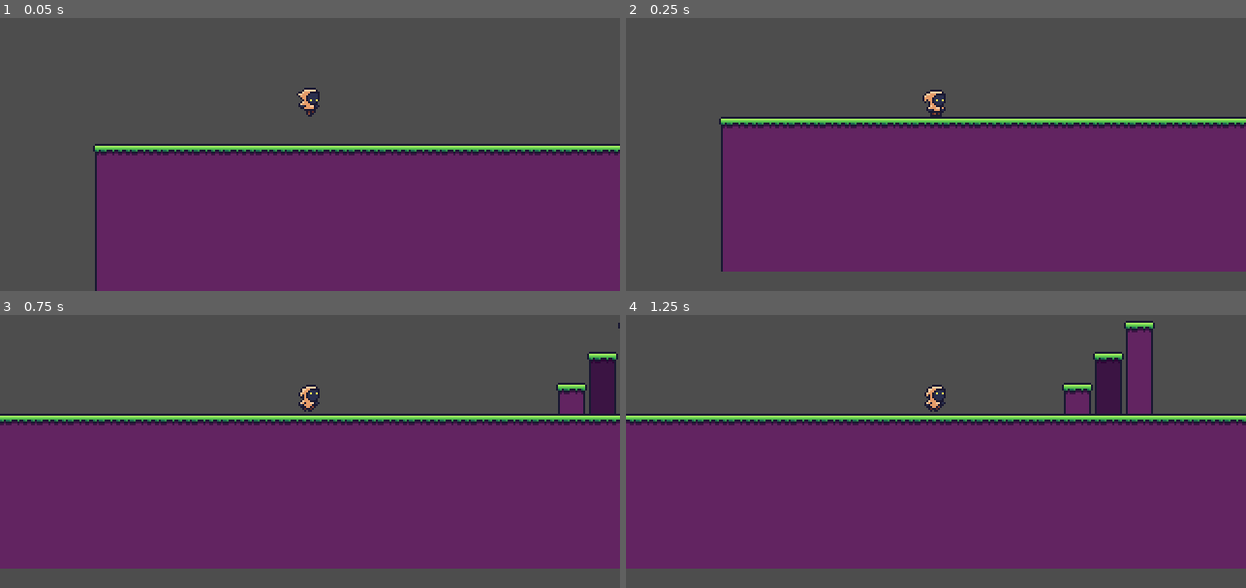
Above: before the commit, frames 1-4 (two rows, left to right).
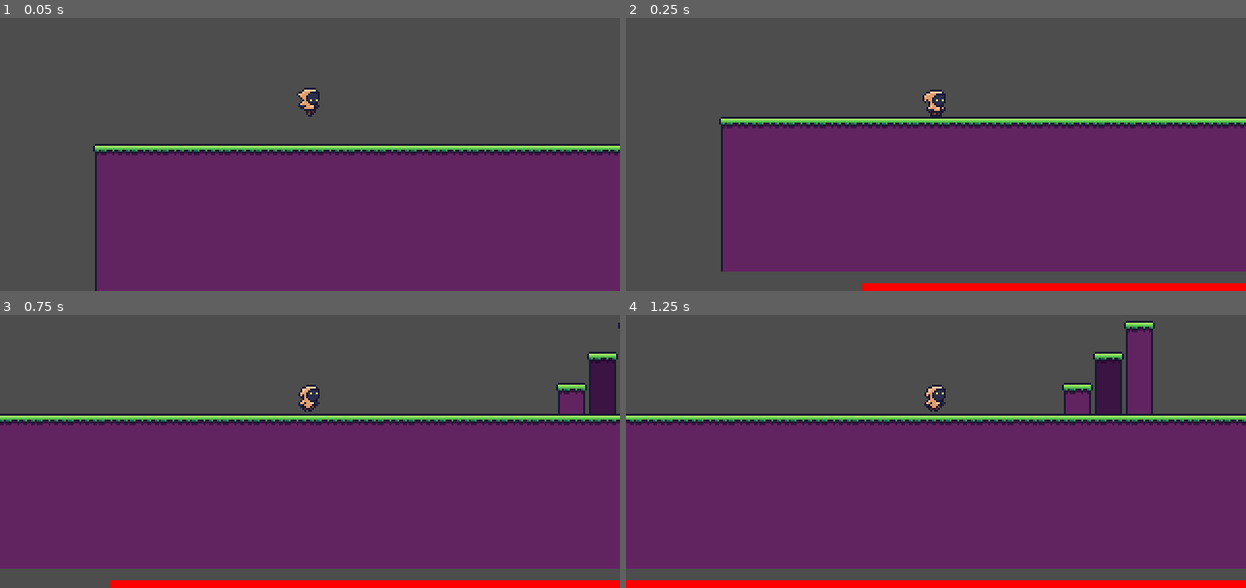
Above: after the commit, the same moments.

Repository: roquesystemexe/aril-and-iram
Game: Godot game, scene res://Scenes/Levels/TestLevel.tscn
Same seed, same stepped clock (60 frames per second), same inputs: the game is played once before the commit and once after it. Before the commit the project starts from res://Scenes/TestLevel.tscn.
Inputs:
- Up to frame 1 (0.05 s): no input
- Up to frame 2 (0.25 s): no input
- Up to frame 3 (0.75 s): hold D (move_right) from 0.53 s (still down); tap Q (dash) at 0.6 s
- Up to frame 4 (1.25 s): keep holding D (move_right); tap Space (jump) at 0.77 s

Frame 1 is identical in both runs. In frame 2, 1.8% of the frame differs, in the area x 38-100%, y 97-100%; in frame 3, 2.3%; in frame 4, 2.8%, in the area x 0-100%, y 97-100%.

Commit message:
We now have checkpoints!

Diff:
--- a/Scenes/TestLevel.tscn
+++ b/Scenes/Levels/TestLevel.tscn
@@ -1,11 +1,13 @@
 [gd_scene format=3 uid="uid://b4g7nchhrlk0b"]
 
-[ext_resource type="PackedScene" uid="uid://3pfgujl6juvm" path="res://Scenes/Player.tscn" id="1_bhm8u"]
-[ext_resource type="Script" uid="uid://8bibepw4ukv0" path="res://Scenes/test_level_script.gd" id="1_shgkq"]
-[ext_resource type="Texture2D" uid="uid://bw10b2ewvep88" path="res://Sprites/tiles_1.png" id="2_5ms4e"]
+[ext_resource type="Script" uid="uid://8bibepw4ukv0" path="res://Scripts/Levels/test_level_script.gd" id="1_7e5cw"]
+[ext_resource type="Texture2D" uid="uid://bw10b2ewvep88" path="res://Sprites/tiles_1.png" id="2_iuug4"]
+[ext_resource type="PackedScene" uid="uid://3pfgujl6juvm" path="res://Scenes/Player.tscn" id="3_o0omn"]
+[ext_resource type="PackedScene" uid="uid://cusv36ynbuwmy" path="res://Scenes/StaticObstacles/KillBox.tscn" id="4_iuug4"]
+[ext_resource type="PackedScene" uid="uid://oqa62vus0odv" path="res://Scenes/StaticPowerups/checkpoint.tscn" id="5_o0omn"]
 
 [sub_resource type="TileSetAtlasSource" id="TileSetAtlasSource_5ms4e"]
-texture = ExtResource("2_5ms4e")
+texture = ExtResource("2_iuug4")
 0:0/0 = 0
 0:0/0/physics_layer_0/polygon_0/points = PackedVector2Array(-8, -8, 8, -8, 8, 8, -8, 8)
 1:0/0 = 0
@@ -92,11 +94,22 @@
 sources/0 = SubResource("TileSetAtlasSource_5ms4e")
 
 [node name="TestLevel" type="Node2D" unique_id=893113129]
-script = ExtResource("1_shgkq")
+script = ExtResource("1_7e5cw")
 
 [node name="TileMap" type="TileMap" parent="." unique_id=1953747551]
 tile_set = SubResource("TileSet_shgkq")
 format = 2
 layer_0/tile_data = PackedInt32Array(131065, 0, 0, 131066, 65536, 0, 131067, 65536, 0, 131068, 65536, 0, 131069, 65536, …(8219 unchanged characters)…
 
-[node name="player" parent="." unique_id=705346385 instance=ExtResource("1_bhm8u")]
+[node name="player" parent="." unique_id=705346385 instance=ExtResource("3_o0omn")]
+
+[node name="KillBox" parent="." unique_id=499233768 instance=ExtResource("4_iuug4")]
+position = Vector2(669, 112)
+scale = Vector2(70.685165, 1)
+
+[node name="KillBox2" parent="." unique_id=545140876 instance=ExtResource("4_iuug4")]
+position = Vector2(825, -140)
+scale = Vector2(2.3999903, 1)
+
+[node name="Checkpoint" parent="." unique_id=1838223352 instance=ExtResource("5_o0omn")]
+position = Vector2(751, -151)
--- /dev/null
+++ b/Scenes/StaticObstacles/KillBox.tscn
@@ -0,0 +1,19 @@
+[gd_scene format=3 uid="uid://cusv36ynbuwmy"]
+
+[ext_resource type="Script" uid="uid://fwv73ivd1e70" path="res://Scenes/StaticObstacles/kill_box.gd" id="1_8ne8o"]
+[ext_resource type="Texture2D" uid="uid://dn3fjgixodu5k" path="res://Assets/kill_box.jpg" id="2_b6dcv"]
+
+[sub_resource type="RectangleShape2D" id="RectangleShape2D_v2t0o"]
+
+[node name="KillBox" type="Area2D" unique_id=499233768]
+script = ExtResource("1_8ne8o")
+
+[node name="CollisionShape2D" type="CollisionShape2D" parent="." unique_id=1008844971]
+shape = SubResource("RectangleShape2D_v2t0o")
+
+[node name="Sprite2D" type="Sprite2D" parent="." unique_id=231268856]
+position = Vector2(4.7683716e-07, 4.7683716e-07)
+scale = Vector2(1.25, 1.25)
+texture = ExtResource("2_b6dcv")
+
+[connection signal="body_entered" from="." to="." method="_on_body_entered"]
--- /dev/null
+++ b/Scenes/StaticObstacles/kill_box.gd
@@ -0,0 +1,9 @@
+extends Area2D
+
+func _on_body_entered(body: Node2D) -> void:
+	if body is CharacterBody2D:
+		if GameManager.has_checkpoint:
+			body.global_position = GameManager.respawn_point
+			body.velocity = Vector2.ZERO
+		else:
+			get_tree().reload_current_scene()
--- /dev/null
+++ b/Scenes/StaticPowerups/checkpoint.gd
@@ -0,0 +1,5 @@
+extends Area2D
+func _on_body_entered(body: Node2D) -> void:
+	if body is CharacterBody2D:
+		GameManager.respawn_point = global_position
+		GameManager.has_checkpoint = true
--- /dev/null
+++ b/Scenes/StaticPowerups/checkpoint.tscn
@@ -0,0 +1,18 @@
+[gd_scene format=3 uid="uid://oqa62vus0odv"]
+
+[ext_resource type="Texture2D" uid="uid://c1dmb4sankkdb" path="res://Assets/checkpoint.png" id="1_86qbd"]
+[ext_resource type="Script" uid="uid://bs2ksfwjspgw3" path="res://Scenes/StaticPowerups/checkpoint.gd" id="1_ci5vf"]
+
+[sub_resource type="RectangleShape2D" id="RectangleShape2D_ci5vf"]
+size = Vector2(16, 16)
+
+[node name="Checkpoint" type="Area2D" unique_id=1838223352]
+script = ExtResource("1_ci5vf")
+
+[node name="CollisionShape2D" type="CollisionShape2D" parent="." unique_id=651185053]
+shape = SubResource("RectangleShape2D_ci5vf")
+
+[node name="Sprite2D" type="Sprite2D" parent="." unique_id=74219105]
+texture = ExtResource("1_86qbd")
+
+[connection signal="body_entered" from="." to="." method="_on_body_entered"]
--- a/Scenes/kill_box.tscn
+++ /dev/null
@@ -1,19 +0,0 @@
-[gd_scene format=3 uid="uid://cejgn1cntvwq5"]
-
-[ext_resource type="Texture2D" uid="uid://dn3fjgixodu5k" path="res://Assets/kill_box.jpg" id="1_okvdv"]
-
-[sub_resource type="RectangleShape2D" id="RectangleShape2D_2kv8m"]
-size = Vector2(21, 20)
-
-[node name="KillBox" type="Node2D" unique_id=1028609880]
-
-[node name="RigidBody2D" type="RigidBody2D" parent="." unique_id=1969398703]
-
-[node name="CollisionShape2D" type="CollisionShape2D" parent="RigidBody2D" unique_id=725962100]
-position = Vector2(0.5, 0)
-shape = SubResource("RectangleShape2D_2kv8m")
-
-[node name="Sprite2D" type="Sprite2D" parent="." unique_id=1470289044]
-position = Vector2(0.5000004, -4.7683716e-07)
-scale = Vector2(1.3125001, 1.25)
-texture = ExtResource("1_okvdv")
--- /dev/null
+++ b/Scripts/Handlers/game_manager.gd
@@ -0,0 +1,4 @@
+extends Node
+
+var respawn_point: Vector2
+var has_checkpoint := false
--- a/Scripts/player_animator.gd
+++ b/Scripts/player_animator.gd
@@ -4,7 +4,7 @@
 @export var animation_player : AnimationPlayer
 @export var sprite : Sprite2D
 
-func _process(delta: float) -> void:
+func _process(_delta: float) -> void:
 	# ======================================================= Flipping the character Horizontally
 	if player_movement.direction == 1:
 		sprite.flip_h = false;
--- a/project.godot
+++ b/project.godot
@@ -18,6 +18,10 @@
 run/main_scene="uid://b4g7nchhrlk0b"
 config/features=PackedStringArray("4.6", "Forward Plus")
 config/icon="res://icon.svg"
+
+[autoload]
+
+GameManager="*uid://bo7tdhp5y2s31"
 
 [display]
 
Binary file added: Assets/checkpoint.png
Not shown, added: Assets/checkpoint.png.import
Not shown, added: Scenes/StaticObstacles/kill_box.gd.uid
Not shown, added: Scenes/StaticPowerups/checkpoint.gd.uid
Not shown, added: Scripts/Handlers/game_manager.gd.uid
Renamed: Scenes/test_level_script.gd -> Scripts/Levels/test_level_script.gd
Renamed: Scenes/test_level_script.gd.uid -> Scripts/Levels/test_level_script.gd.uid
